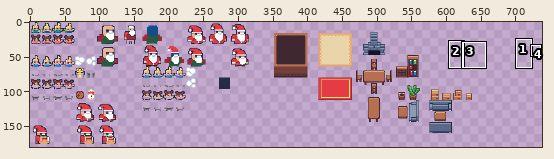
One commit to this pixel-art file: Aseprite/wip.aseprite. Above: a wide view before the commit, with the close-up outlined.
Close-up. Before the commit:
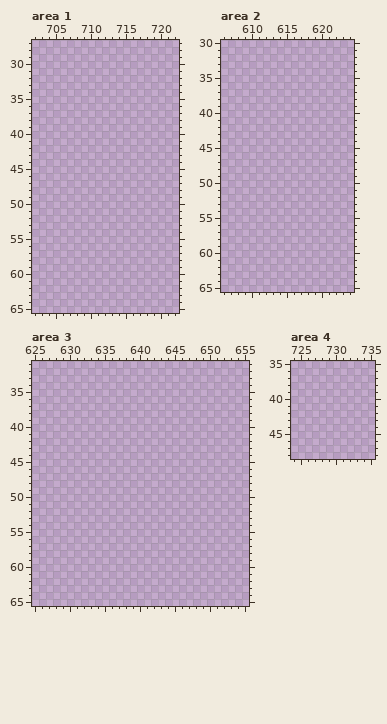
800x800 pixels, 1 frame. Shown: area 1: x 702..722, y 27..65; area 2: x 606..624, y 30..65; area 3: x 625..655, y 31..65; area 4: x 724..735, y 35..48. The wide view leaves out empty margins. The commit also changed other parts of the picture, which this record leaves out.
And afterwards:
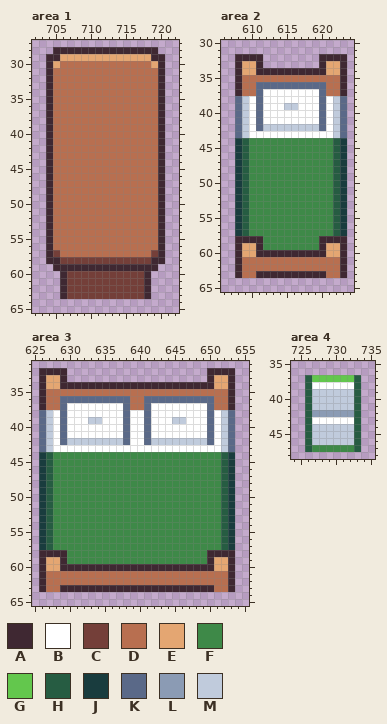
Palette (. is transparent): A #3f2832  B #ffffff  C #743f39  D #b86f50  E #e4a672  F #3e8948  G #63c74d  H #265c42  J #193c3e  K #5a6988  L #8b9bb4  M #c0cbdc
Change:
Changed rows in their new state; - is an unchanged pixel.
Area 1, layer "Layer 1":
first column x 704:
28 -AAAAAAAAAAAAAAA-
29 AAEEEEEEEEEEEEEAA
30 AEDDDDDDDDDDDDDEA
31 ADDDDDDDDDDDDDDDA
32 ADDDDDDDDDDDDDDDA
33 ADDDDDDDDDDDDDDDA
34 ADDDDDDDDDDDDDDDA
35 ADDDDDDDDDDDDDDDA
36 ADDDDDDDDDDDDDDDA
37 ADDDDDDDDDDDDDDDA
38 ADDDDDDDDDDDDDDDA
39 ADDDDDDDDDDDDDDDA
40 ADDDDDDDDDDDDDDDA
41 ADDDDDDDDDDDDDDDA
42 ADDDDDDDDDDDDDDDA
43 ADDDDDDDDDDDDDDDA
44 ADDDDDDDDDDDDDDDA
45 ADDDDDDDDDDDDDDDA
46 ADDDDDDDDDDDDDDDA
47 ADDDDDDDDDDDDDDDA
48 ADDDDDDDDDDDDDDDA
49 ADDDDDDDDDDDDDDDA
50 ADDDDDDDDDDDDDDDA
51 ADDDDDDDDDDDDDDDA
52 ADDDDDDDDDDDDDDDA
53 ADDDDDDDDDDDDDDDA
54 ADDDDDDDDDDDDDDDA
55 ADDDDDDDDDDDDDDDA
56 ADDDDDDDDDDDDDDDA
57 ACDDDDDDDDDDDDDCA
58 AACCCCCCCCCCCCCAA
59 -AAAAAAAAAAAAAAA-
60 --ACCCCCCCCCCCA--
61 --ACCCCCCCCCCCA--
62 --ACCCCCCCCCCCA--
63 --ACCCCCCCCCCCA--
Area 2, layer "Layer 1":
first column x 608:
32 AAAA--------AAAA
33 AEEA--------AEEA
34 AEEAAAAAAAAAAEEA
35 ADDDDDDDDDDDDDDA
36 ADDKKKKKKKKKKDDA
37 ADDKBBBBBBBBKDDA
38 KMBKBBBBBBBBKBMK
39 KMBKBBBMMBBBKBMK
40 KMBKBBBBBBBBKBMK
41 KMBKBBBBBBBBKBMK
42 KMBKMMMMMMMMKBMK
43 KMBBBBBBBBBBBBMK
44 JHFFFFFFFFFFFFHJ
45 JHFFFFFFFFFFFFHJ
46 JHFFFFFFFFFFFFHJ
47 JHFFFFFFFFFFFFHJ
48 JHFFFFFFFFFFFFHJ
49 JHFFFFFFFFFFFFHJ
50 JHFFFFFFFFFFFFHJ
51 JHFFFFFFFFFFFFHJ
52 JHFFFFFFFFFFFFHJ
53 JHFFFFFFFFFFFFHJ
54 JHFFFFFFFFFFFFHJ
55 JHFFFFFFFFFFFFHJ
56 JHFFFFFFFFFFFFHJ
57 JHFFFFFFFFFFFFHJ
58 AAAAFFFFFFFFAAAA
59 AEEAFFFFFFFFAEEA
60 AEEAAAAAAAAAAEEA
61 ADDDDDDDDDDDDDDA
62 ADDDDDDDDDDDDDDA
63 ADDAAAAAAAAAADDA
Area 3, layer "Layer 1":
first column x 626:
32 AAAA--------------------AAAA
33 AEEA--------------------AEEA
34 AEEAAAAAAAAAAAAAAAAAAAAAAEEA
35 ADDDDDDDDDDDDDDDDDDDDDDDDDDA
36 ADDKKKKKKKKKKDDKKKKKKKKKKDDA
37 ADDKBBBBBBBBKDDKBBBBBBBBKDDA
38 KMBKBBBBBBBBKBBKBBBBBBBBKBMK
39 KMBKBBBMMBBBKBBKBBBMMBBBKBMK
40 KMBKBBBBBBBBKBBKBBBBBBBBKBMK
41 KMBKBBBBBBBBKBBKBBBBBBBBKBMK
42 KMBKMMMMMMMMKBBKMMMMMMMMKBMK
43 KMBBBBBBBBBBBBBBBBBBBBBBBBMK
44 JHFFFFFFFFFFFFFFFFFFFFFFFFHJ
45 JHFFFFFFFFFFFFFFFFFFFFFFFFHJ
46 JHFFFFFFFFFFFFFFFFFFFFFFFFHJ
47 JHFFFFFFFFFFFFFFFFFFFFFFFFHJ
48 JHFFFFFFFFFFFFFFFFFFFFFFFFHJ
49 JHFFFFFFFFFFFFFFFFFFFFFFFFHJ
50 JHFFFFFFFFFFFFFFFFFFFFFFFFHJ
51 JHFFFFFFFFFFFFFFFFFFFFFFFFHJ
52 JHFFFFFFFFFFFFFFFFFFFFFFFFHJ
53 JHFFFFFFFFFFFFFFFFFFFFFFFFHJ
54 JHFFFFFFFFFFFFFFFFFFFFFFFFHJ
55 JHFFFFFFFFFFFFFFFFFFFFFFFFHJ
56 JHFFFFFFFFFFFFFFFFFFFFFFFFHJ
57 JHFFFFFFFFFFFFFFFFFFFFFFFFHJ
58 AAAAFFFFFFFFFFFFFFFFFFFFAAAA
59 AEEAFFFFFFFFFFFFFFFFFFFFAEEA
60 AEEAAAAAAAAAAAAAAAAAAAAAAEEA
61 ADDDDDDDDDDDDDDDDDDDDDDDDDDA
62 ADDDDDDDDDDDDDDDDDDDDDDDDDDA
63 ADDAAAAAAAAAAAAAAAAAAAAAADDA
Area 4, layer "Layer 1":
first column x 726:
37 HGGGGGGH
38 HBBBBBBH
39 HMMMMMMH
40 HMMMMMMH
41 HMMMMMMH
42 HLLLLLLH
43 HBBBBBBH
44 HMMMMMMH
45 HMMMMMMH
46 HMMMMMMH
47 HFFFFFFH
